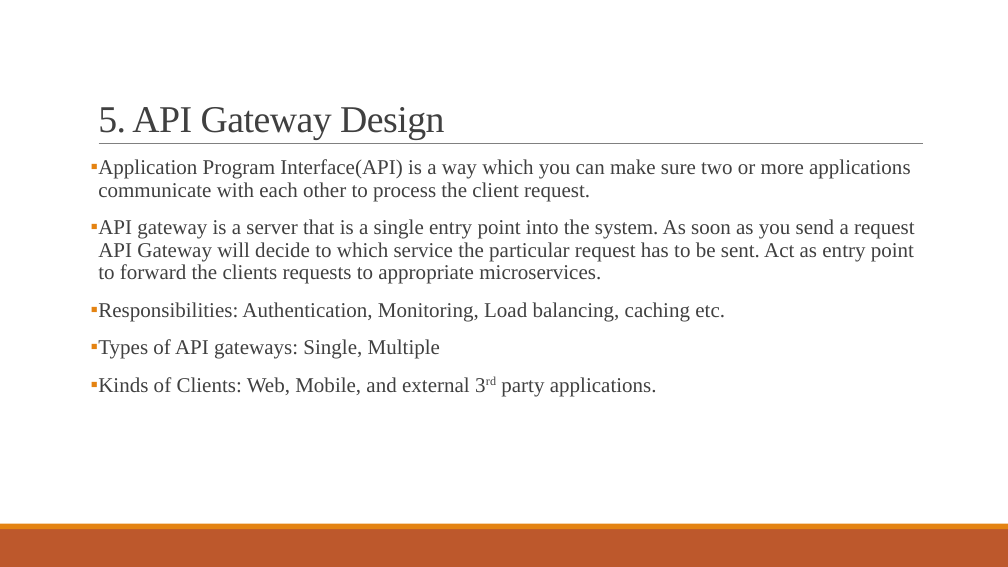
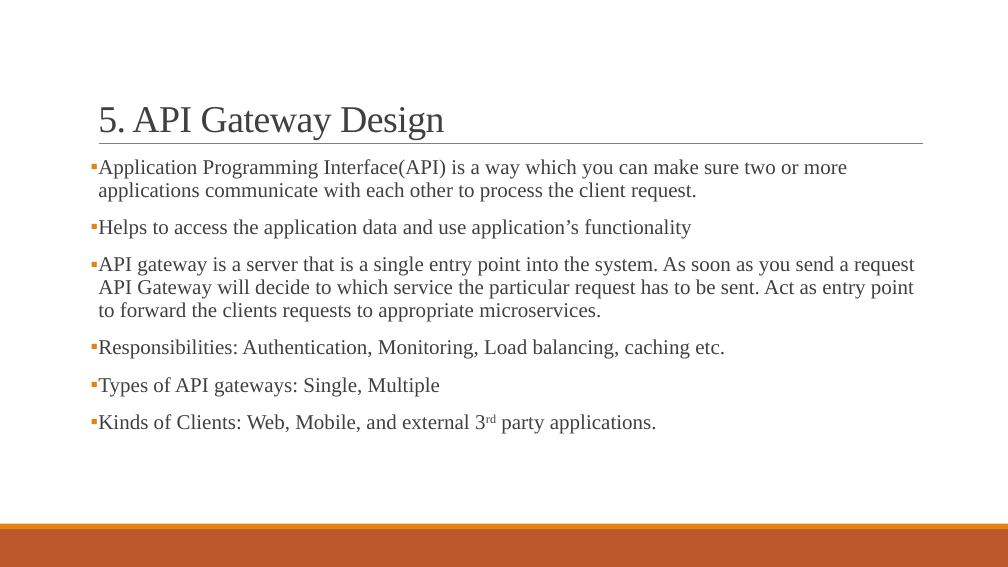
Before and after one commit to Ravishka123/Lectures_And_Talks, a slide deck: slide 21 of An Introduction to Microservices/An Introduction to Microservices.pptx (slide 15 before the commit). Drawn at 1008x567 pixels with LibreOffice and Linux fonts; fonts in the diff are those of the drawing. Boxes give left, top, right and bottom in pixels: in the first picture for what was removed or moved away, otherwise in the second. Text is boxed around its words. In the diff, an @@ line names an element or a change of style, - is before the commit and + after.

```diff
--- a/An Introduction to Microservices/An Introduction to Microservices.pptx
+++ b/An Introduction to Microservices/An Introduction to Microservices.pptx
@@ text at [98,159,847,239]: text changed @@
-▪ Application Program Interface(API) is a way which you can make sure two or more applications communicate with each other to process the client request.
+▪ Application Programming Interface(API) is a way which you can make sure two or more applications communicate with each other to process the client request.
+▪ Helps to access the application data and use application’s functionality
```
Also in this commit, not shown: 11 other slides changed, 12 slides added, 1 slide removed, 1 other file.
